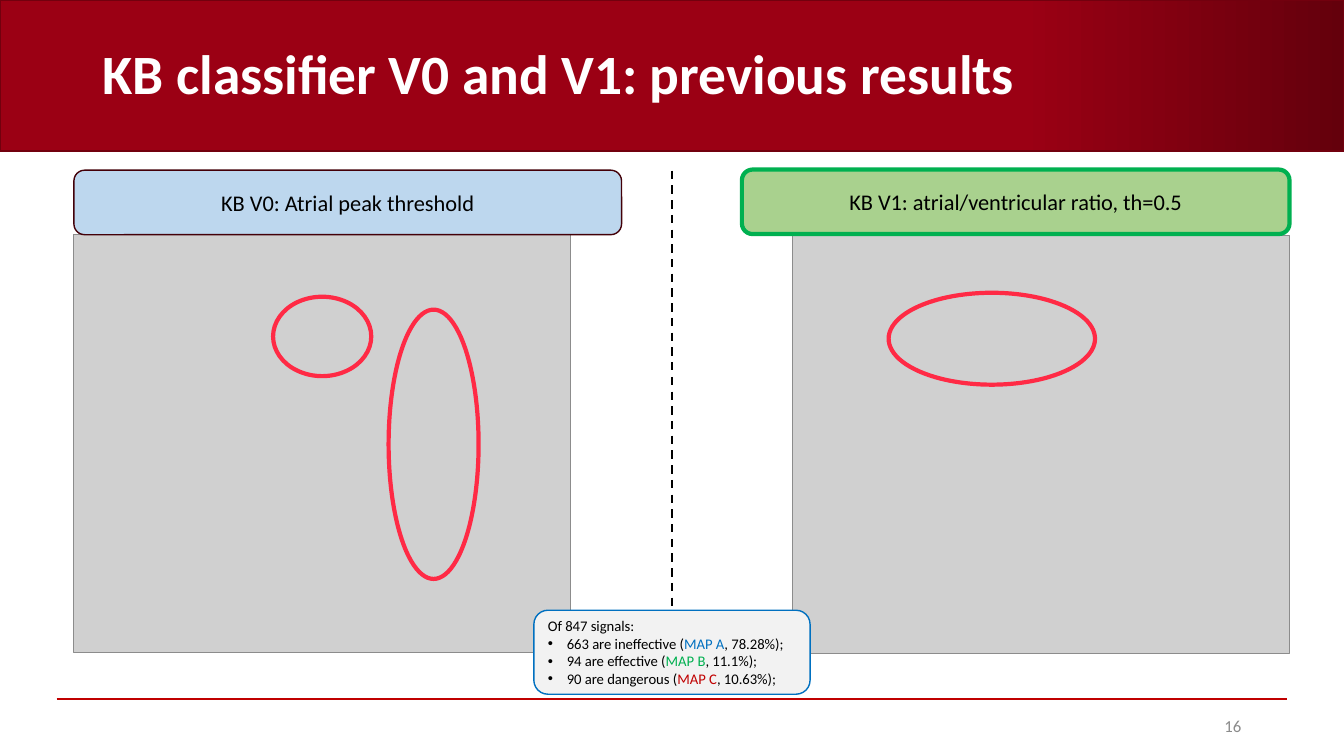
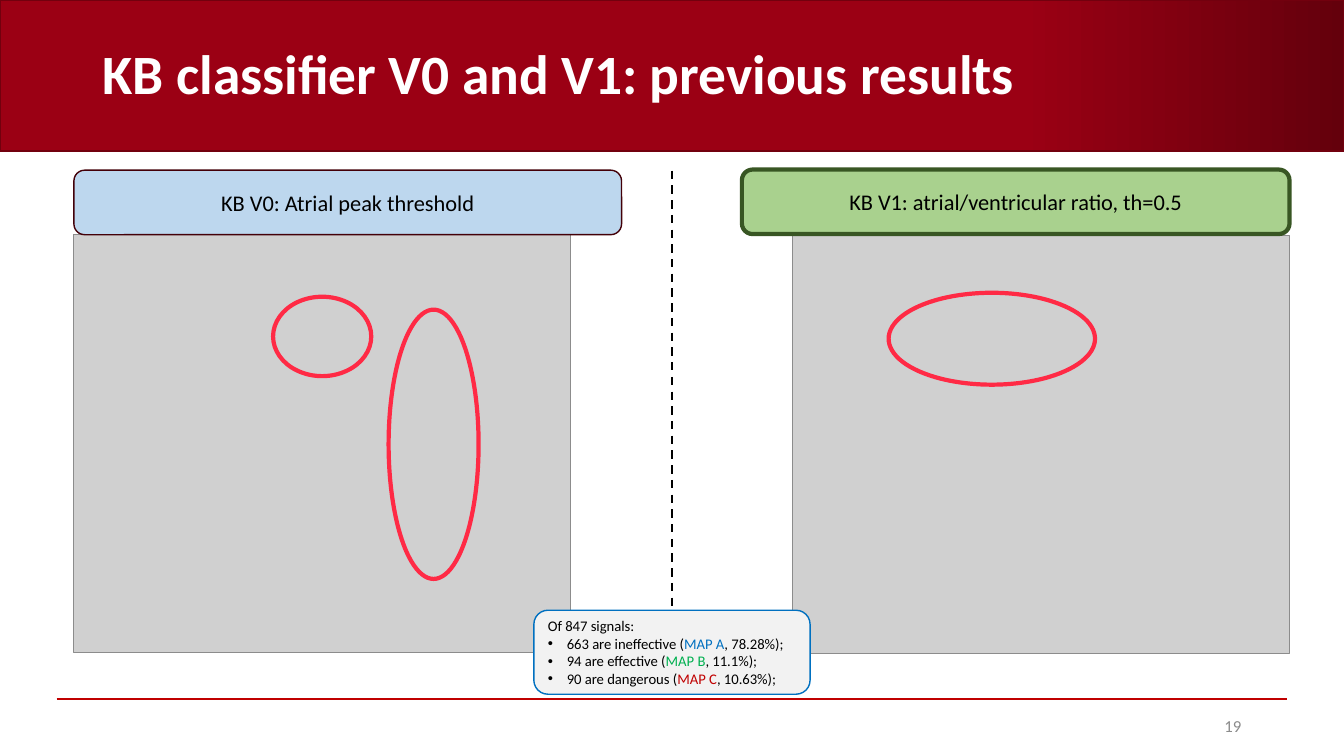
Before and after one commit to AndreaCorrado00/Tesi_magistrale_Corrado_Andrea, a slide deck: slide 19 of Documentation/10. Features and classification results V3.pptx (slide 16 before the commit). Drawn at 1344x756 pixels with LibreOffice and Linux fonts; fonts in the diff are those of the drawing; grey boxes stand for pictures; background and template pictures are left out. Boxes give left, top, right and bottom in pixels: in the first picture for what was removed or moved away, otherwise in the second. Text is boxed around its words. In the diff, an @@ line names an element or a change of style, - is before the commit and + after.

```diff
--- a/Documentation/10. Features and classification results V3.pptx
+++ b/Documentation/10. Features and classification results V3.pptx
@@ rounded rectangle "KB V1: atrial/ventricular ratio, th=0.5" at (742, 169, 1290, 234): outline #00B050 3 pt to #385723 3 pt @@
@@ page number at (1224, 721, 1241, 732): text changed @@
-16
+19
```
Also in this commit, not shown: 15 other slides changed, 5 slides added, 1 slide removed.
